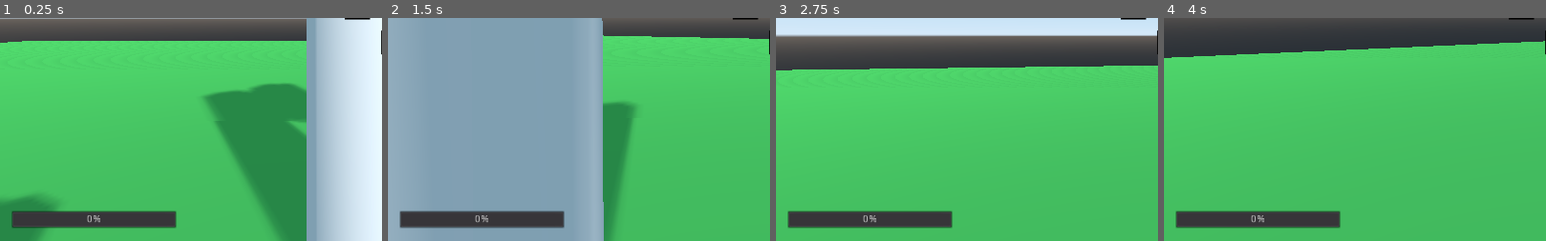
Above: before the commit, frames 1-4 (left to right).
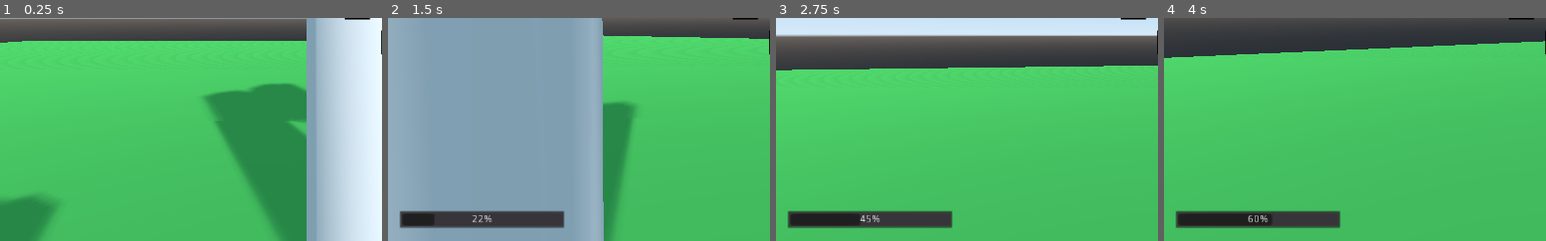
Above: after the commit, the same moments.

Repository: camgrodgers/senior-fps
Game: Godot game, scene res://Main.tscn
Same seed, same stepped clock (60 frames per second), same inputs: the game is played once before the commit and once after it.
Inputs (mouse positions are % of the whole screen's width and height, from its top left):
- Up to frame 1 (0.25 s): no input
- Up to frame 2 (1.5 s): move the mouse to (55, 50) at 0.52 s; hold K (danger_test, bound only after the commit) 0.53-1.28 s; hold Up (move_forward) from 0.53 s (still down); move the mouse to (45, 50) at 1.27 s; click (45, 50) at 1.35 s
- Up to frame 3 (2.75 s): keep holding Up (move_forward); tap K (danger_test, bound only after the commit) at 1.55 s; move the mouse to (52, 48) at 2.02 s; hold K (danger_test, bound only after the commit) from 2.03 s (still down)
- Up to frame 4 (4 s): keep holding Up (move_forward); move the mouse to (49, 52) at 2.77 s; release K (danger_test, bound only after the commit) at 2.78 s; tap K (danger_test, bound only after the commit) at 2.85 s; move the mouse to (57, 51) at 3.52 s; hold K (danger_test, bound only after the commit) from 3.53 s (still down); click (57, 51) at 3.6 s
The pictures show only the part of the screen within x 0-50%, y 50-100%; the shares and areas given below are measured in that part.

The runs differ from the first frame. In frame 1, 3.5% of the frame differs, in the area x 3-47%, y 86-95%; in frame 2, 0.4%; in frame 3, 0.9%; in frame 4, 1.0%.

Commit message:
added basic danger meter

Diff:
--- /dev/null
+++ b/Player/HUD.gd
@@ -0,0 +1,23 @@
+extends Control
+
+
+onready var PlayerStats = get_parent().get_node("PlayerStats")
+
+
+onready var DangerMeter = $ProgressBar
+
+
+func _ready():
+	DangerMeter.visible = false
+
+
+func _process(delta):
+	update_danger_meter(delta)
+
+func update_danger_meter(delta):
+	DangerMeter.value = PlayerStats.danger_level
+
+	if PlayerStats.danger_level > 0:
+		DangerMeter.visible = true
+	else:
+		DangerMeter.visible = false
--- a/Player/HUD.tscn
+++ b/Player/HUD.tscn
@@ -1,10 +1,12 @@
-[gd_scene load_steps=2 format=2]
+[gd_scene load_steps=3 format=2]
 
 [ext_resource path="res://Player/crosshair.png" type="Texture" id=1]
+[ext_resource path="res://Player/HUD.gd" type="Script" id=2]
 
 [node name="HUD" type="Control"]
 margin_right = 1024.0
 margin_bottom = 600.0
+script = ExtResource( 2 )
 __meta__ = {
 "_edit_use_anchors_": false
 }
--- a/Player/Player.gd
+++ b/Player/Player.gd
@@ -1,6 +1,7 @@
 extends KinematicBody
 
 export var speed: float = 4.0
+onready var PlayerStats = $PlayerStats
 
 # Called when the node enters the scene tree for the first time.
 func _ready():
@@ -64,3 +65,11 @@
 	aim_y = clamp(aim_y, -1.5, 1.5)
 
 	set_rotation(Vector3(aim_y, aim_x, 0))
+
+
+## Enemy/hazard interactions ##
+func danger_increase(rate, spike):
+	PlayerStats.danger_increase(rate, spike)
+
+func enemy_killed(decrease_amount):
+	PlayerStats.danger_decrease(decrease_amount)
--- a/Player/Player.tscn
+++ b/Player/Player.tscn
@@ -1,7 +1,8 @@
-[gd_scene load_steps=4 format=2]
+[gd_scene load_steps=5 format=2]
 
 [ext_resource path="res://Player/Player.gd" type="Script" id=1]
 [ext_resource path="res://Player/HUD.tscn" type="PackedScene" id=2]
+[ext_resource path="res://Player/PlayerStats.gd" type="Script" id=3]
 
 [sub_resource type="CapsuleShape" id=1]
 
@@ -15,6 +16,9 @@
 transform = Transform( 1, 0, 0, 0, -1.62921e-07, 1.9, 0, -1, -3.09549e-07, 0, 1.52863, 0 )
 shape = SubResource( 1 )
 
+[node name="PlayerStats" type="Node" parent="."]
+script = ExtResource( 3 )
+
 [node name="Camera" type="Camera" parent="."]
 transform = Transform( 1, 0, 0, 0, 1, 0, 0, 0, 1, 0, 3.27941, -0.456114 )
 
--- /dev/null
+++ b/Player/PlayerStats.gd
@@ -0,0 +1,41 @@
+extends Node
+
+var danger_level = 0
+var danger_decrease_acceleration = 0.1
+var danger_decrease_velocity = 0
+
+
+func _physics_process(delta):
+	danger_update(delta)
+	danger_test(delta)
+
+#Logic for rate of decreasing the danger levels
+func danger_update(delta):
+	danger_decrease_velocity += (danger_decrease_acceleration * delta)
+
+	danger_level = clamp(danger_level - danger_decrease_velocity, 0, 100)
+
+	if danger_level == 0:
+		danger_decrease_velocity = 0
+
+#Interaction with enemies
+func danger_increase(rate):
+	danger_decrease_velocity = 0
+
+	# Consider adding a factor for whether they're crouching... might be unneeded though
+	# Add stuff for player speed later
+
+	danger_level = clamp(danger_level + rate , 0, 100)
+
+func danger_decrease(amount):
+	danger_level = clamp(danger_level - amount, 0, 100)
+
+#For debugging
+func danger_test(delta):
+	var test_danger = 0
+	if Input.is_action_pressed("danger_test"):
+		test_danger = 30
+		danger_increase(test_danger * delta)
+
+	if Input.is_action_pressed("remove_danger"):
+		danger_decrease(5)
--- a/project.godot
+++ b/project.godot
@@ -48,6 +48,11 @@
 "events": [ Object(InputEventMouseButton,"resource_local_to_scene":false,"resource_name":"","device":0,"alt":false,"shi …(212 unchanged characters)…
  ]
 }
+danger_test={
+"deadzone": 0.5,
+"events": [ Object(InputEventKey,"resource_local_to_scene":false,"resource_name":"","device":0,"alt":false,"shift":false,"control":false,"meta":false,"command":false,"pressed":false,"scancode":75,"unicode":0,"echo":false,"script":null)
+ ]
+}
 
 [rendering]
 
